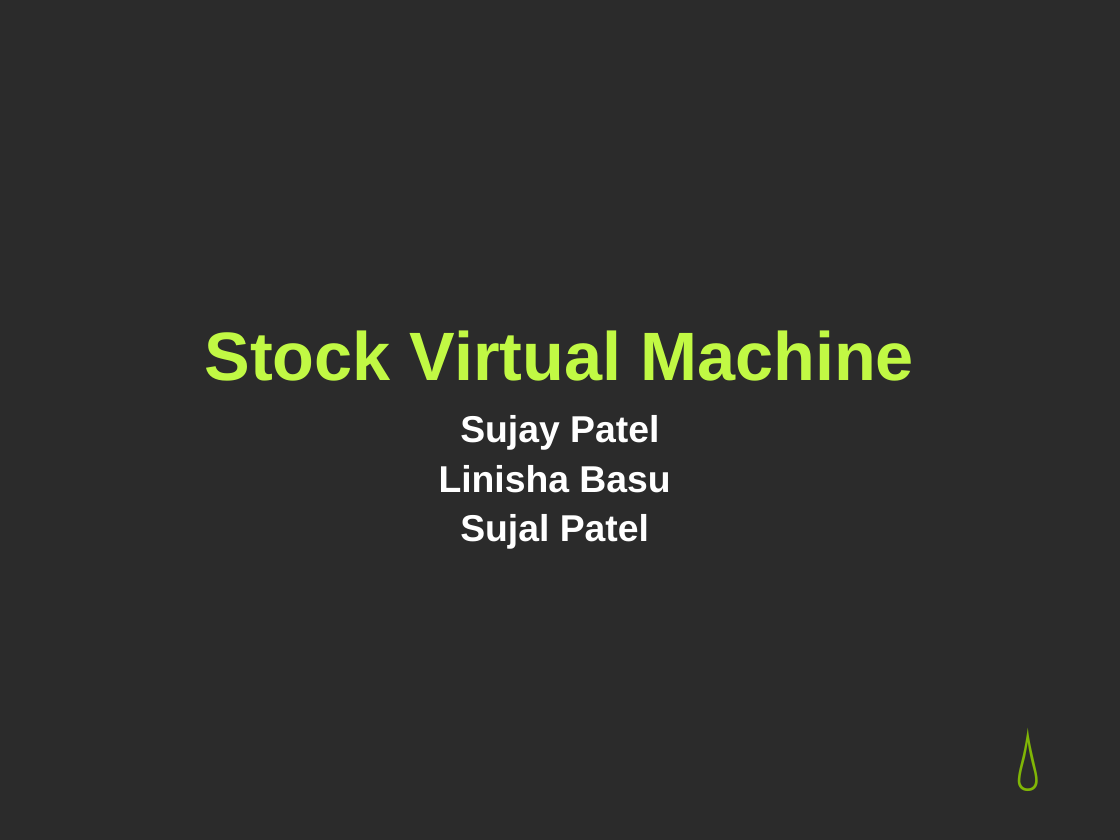
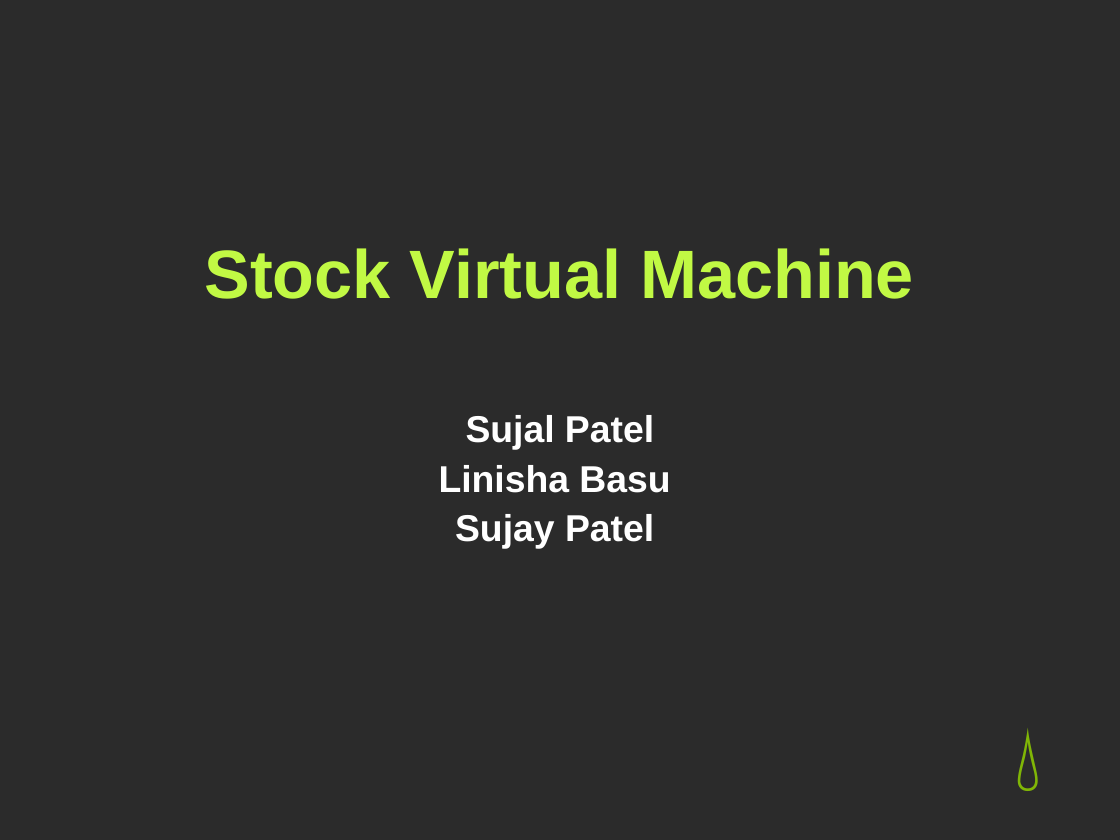
Before and after one commit to sujaypatel/Stock-Virtual-Machine-Website, a slide deck: slide 1 of svmpresentation.pptx. Drawn at 1120x840 pixels with LibreOffice and Linux fonts; fonts in the diff are those of the drawing; background and template pictures are left out; a plain dark background stands for a picture behind light text. Boxes give left, top, right and bottom in pixels: in the first picture for what was removed or moved away, otherwise in the second. Text is boxed around its words. In the diff, an @@ line names an element or a change of style, - is before the commit and + after.

Commit message:
Powerpoint Done

```diff
--- a/svmpresentation.pptx
+++ b/svmpresentation.pptx
@@ title "Stock Virtual Machine": place and size @@
-title "Stock Virtual Machine" at (205, 330, 914, 381)
+title "Stock Virtual Machine" at (205, 248, 914, 299)
@@ subtitle at (439, 415, 670, 493): paragraphs added @@
+Sujal Patel
+Linisha Basu
@@ subtitle at (439, 465, 670, 549): paragraphs removed @@
-Linisha Basu
-Sujal Patel
```
Also in this commit, not shown: 8 other slides changed.
